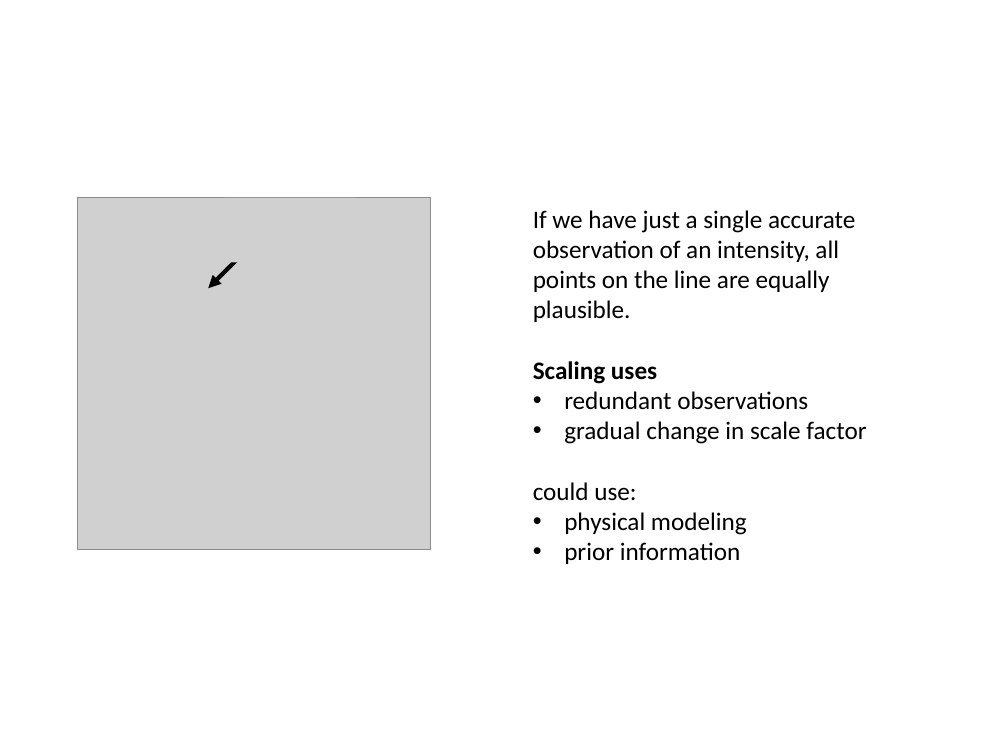
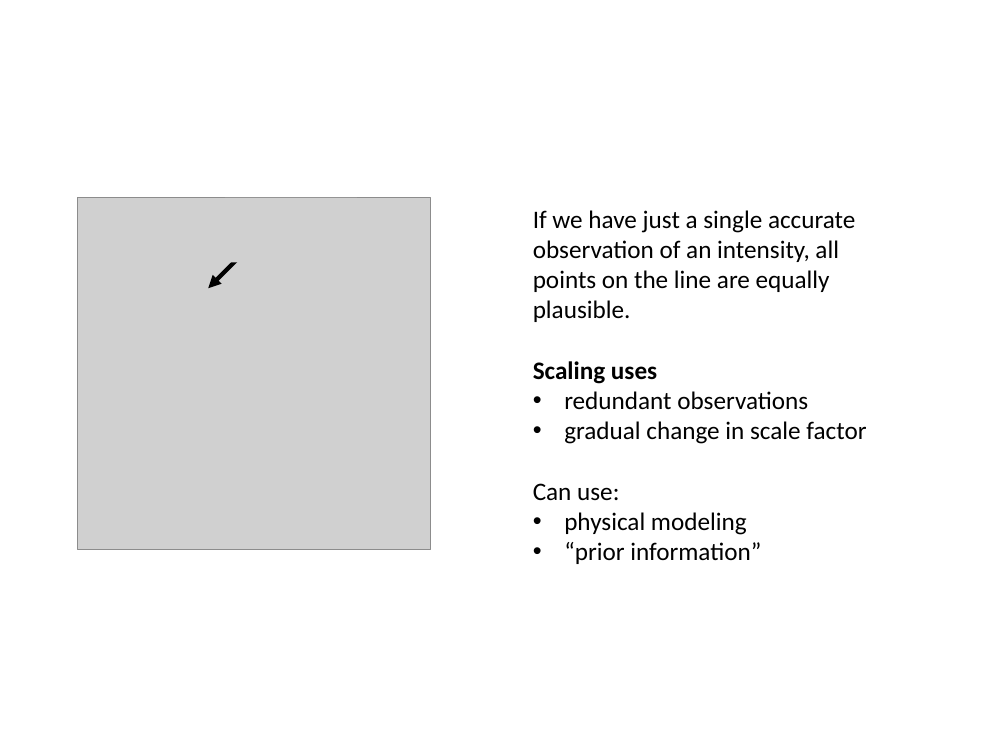
Before and after one commit to Hekstra-Lab/dw, a slide deck: slide 6 of Summary_of_findings_DH_20210218.pptx (slide 5 before the commit). Drawn at 1008x756 pixels with LibreOffice and Linux fonts; fonts in the diff are those of the drawing; grey boxes stand for pictures. Boxes give left, top, right and bottom in pixels: in the first picture for what was removed or moved away, otherwise in the second. Text is boxed around its words. In the diff, an @@ line names an element or a change of style, - is before the commit and + after.

```diff
--- a/Summary_of_findings_DH_20210218.pptx
+++ b/Summary_of_findings_DH_20210218.pptx
@@ text at (533, 483, 619, 501): text changed @@
-could use:
+Can use:
@@ text at (564, 542, 761, 564): text changed @@
-• prior information
+• “prior information”
```
Also in this commit, not shown: 1 other slide changed, 2 slides added, 35 other files.
